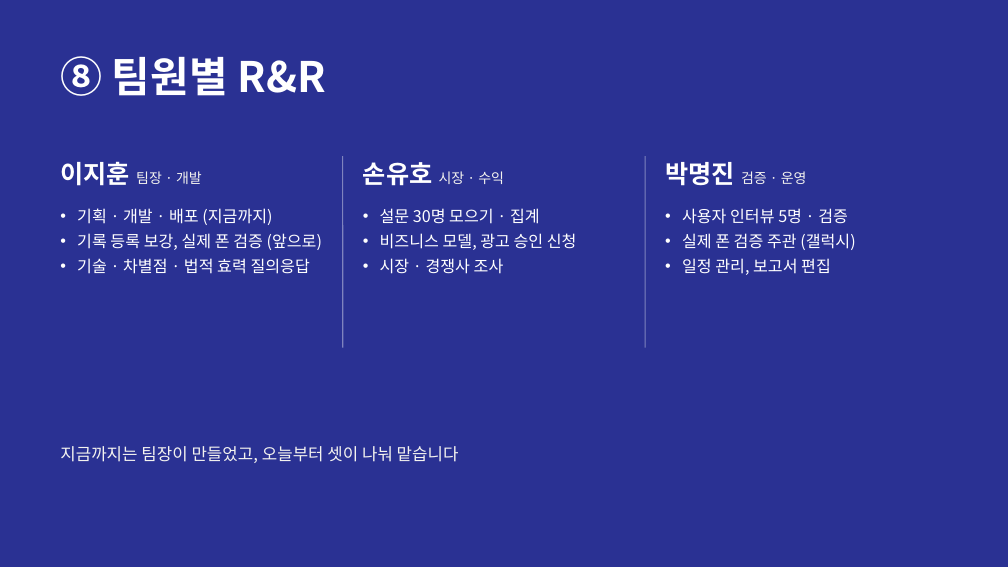
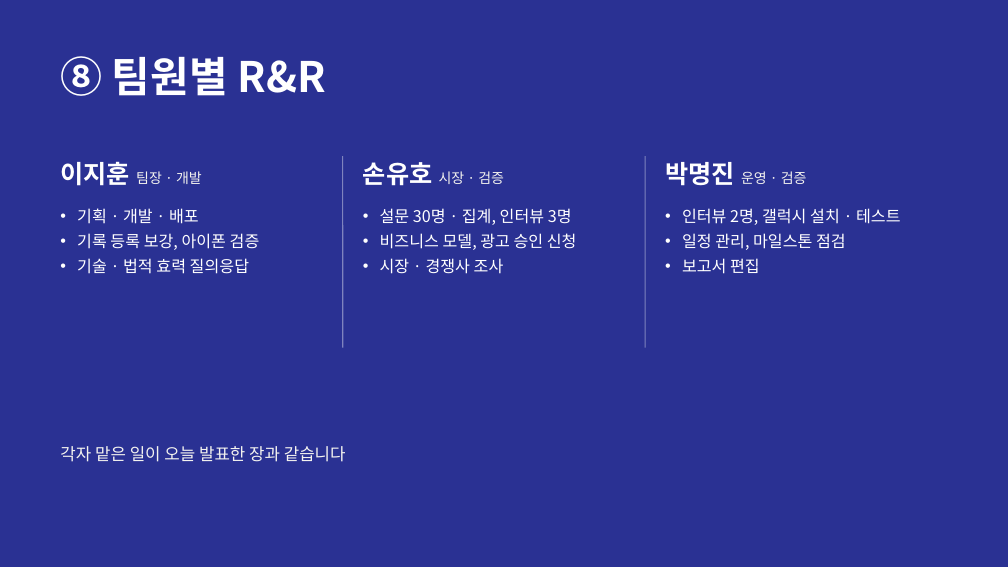
Before and after one commit to jihooni217/albaguard, a slide deck: slide 17 of docs/06_중간발표_PPT.pptx. Drawn at 1008x567 pixels with LibreOffice and Linux fonts; fonts in the diff are those of the drawing. Boxes give left, top, right and bottom in pixels: in the first picture for what was removed or moved away, otherwise in the second. Text is boxed around its words. In the diff, an @@ line names an element or a change of style, - is before the commit and + after.

```diff
--- a/docs/06_중간발표_PPT.pptx
+++ b/docs/06_중간발표_PPT.pptx
@@ text at [363, 162, 504, 186]: text changed @@
-손유호 시장 · 수익
+손유호 시장 · 검증
@@ text at [665, 162, 807, 186]: text changed @@
-박명진 검증 · 운영
+박명진 운영 · 검증
@@ text at [77, 208, 260, 274]: text changed @@
-• 기획 · 개발 · 배포 (지금까지)
-• 기록 등록 보강, 실제 폰 검증 (앞으로)
-• 기술 · 차별점 · 법적 효력 질의응답
+• 기획 · 개발 · 배포
+• 기록 등록 보강, 아이폰 검증
+• 기술 · 법적 효력 질의응답
@@ text at [380, 208, 572, 225]: text changed @@
-• 설문 30명 모으기 · 집계
+• 설문 30명 · 집계, 인터뷰 3명
@@ text at [682, 208, 900, 274]: text changed @@
-• 사용자 인터뷰 5명 · 검증
-• 실제 폰 검증 주관 (갤럭시)
-• 일정 관리, 보고서 편집
+• 인터뷰 2명, 갤럭시 설치 · 테스트
+• 일정 관리, 마일스톤 점검
+• 보고서 편집
@@ text at [60, 446, 346, 462]: text changed @@
-지금까지는 팀장이 만들었고, 오늘부터 셋이 나눠 맡습니다
+각자 맡은 일이 오늘 발표한 장과 같습니다
```
Also in this commit, not shown: 8 other slides changed.
